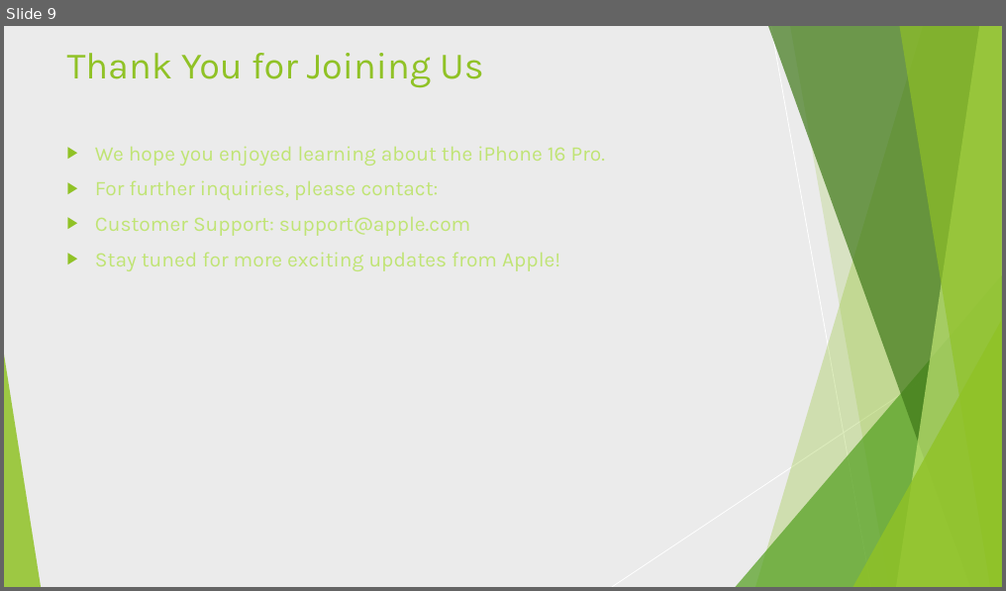
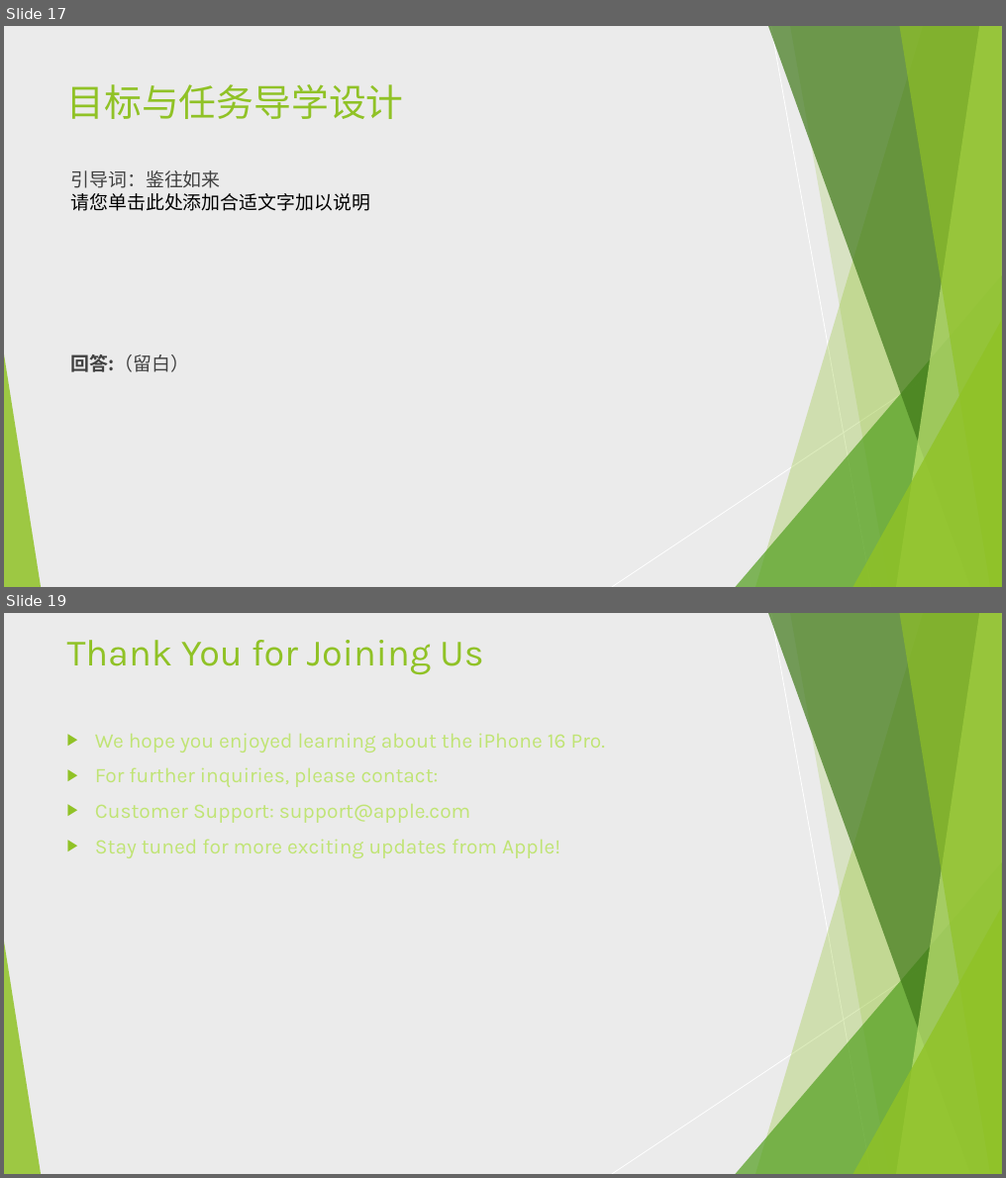
Before and after one commit to AlanHootman/ppt_assistant, a slide deck: scripts/init_data/ppt_analysis/2/Iphone16Pro.pptx. Shown one above the other, each under a label of ours: slide 9 before the commit, slides 17 and 19 after it; the slides between them are not shown. The pictures are 1006x591 and 1006x1178 pixels, drawn with LibreOffice and Linux fonts; fonts in the diff are those of the drawing. Boxes give left, top, right and bottom in pixels: in the first picture for what was removed or moved away, otherwise in the second. Text is boxed around its words. In the diff, an @@ line names an element or a change of style, - is before the commit and + after.

```diff
--- a/scripts/init_data/ppt_analysis/2/Iphone16Pro.pptx
+++ b/scripts/init_data/ppt_analysis/2/Iphone16Pro.pptx
@@ slide 17 added at bbox=[4, 26, 1002, 587], background #EBEBEB; not listed: 10 template elements that a slide beside it also shows @@
@@ title added at bbox=[67, 84, 404, 119], 36 pt, text #90C226 @@
+目标与任务导学设计
@@ text added at bbox=[71, 171, 370, 211], 18 pt, text #000000 @@
+引导词：鉴往如来
+请您单击此处添加合适文字加以说明
@@ text added at bbox=[71, 355, 190, 372], 18 pt, text #404040 @@
+回答:（留白）
@@ what was slide 9 is now slide 19 @@
```
Also in this commit, not shown: 16 other slides added, 7 slides removed, 1 other file.
